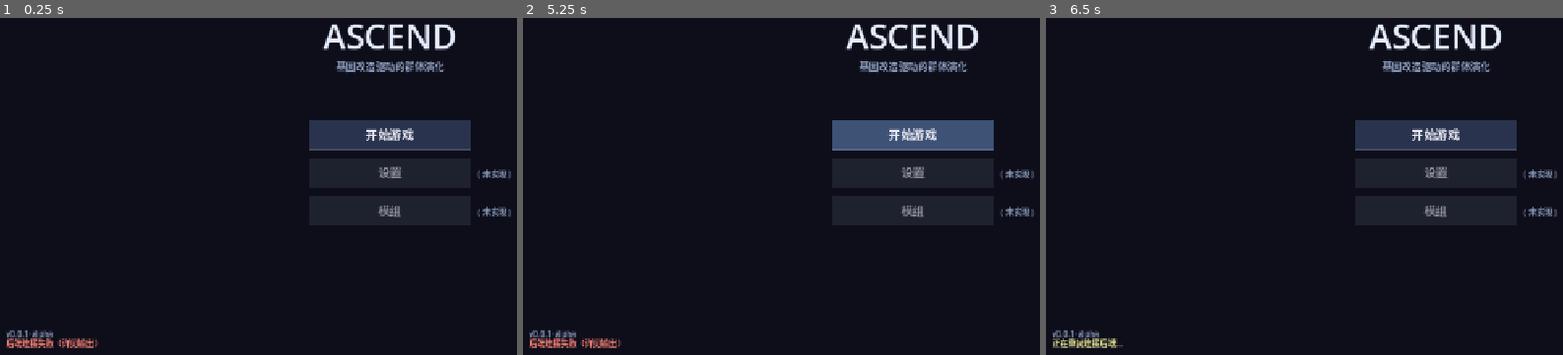
Above: before the commit, frames 1-3 (left to right).
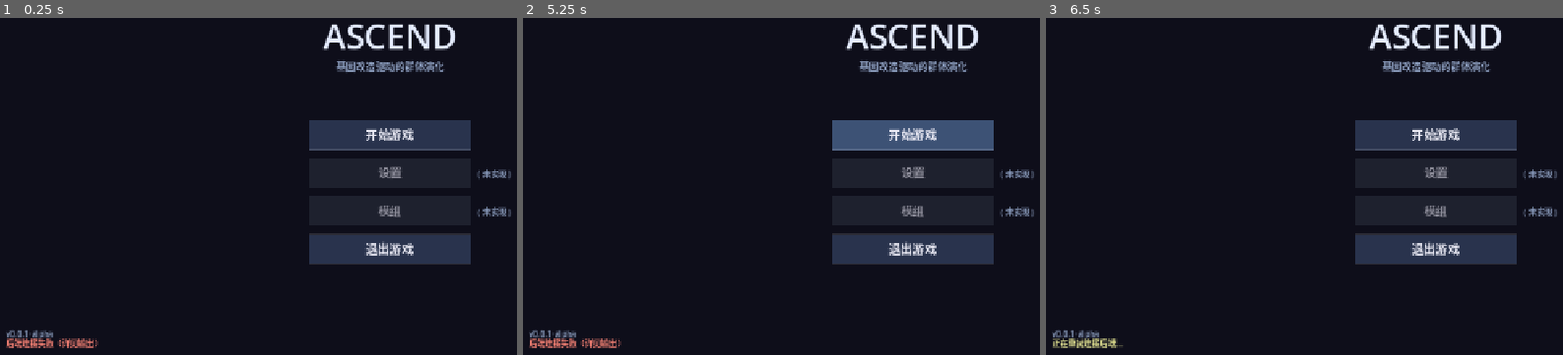
Above: after the commit, the same moments.

Repository: Jedidiah-Zhang/Ascend
Game: Godot game, scene res://scenes/main_menu.tscn
Two runs of this game, one before a commit and one after it. Both use one fixed random seed, a clock stepped at 60 frames per second and the inputs below.
Inputs (mouse positions are in pixels of both pictures, inside the frame that each line leads up to):
- Up to frame 1 (0.25 s): no input
- Up to frame 2 (5.25 s): tap Enter at 0.5, 2, 3.5 s; move the mouse to (outside the picture) at 0.52 s; hold D (move_right) 0.53-1.25 s; tap E (interact) at 0.6 s; click (outside the picture) at 0.67 s; tap Space at 1.25, 2.75, 4.25 s; drag from (755, 159) to (874, 226) at 1.27 s; move the mouse to (993, 41) at 2.02 s; hold D (move_right) 2.03-2.75 s; tap Mouse wheel down (zoom_out) at 2.1 s; click (993, 41) at 2.17 s; drag from (874, 226) to (678, 71) at 2.77 s; move the mouse to (outside the picture) at 3.52 s; hold A (move_left) 3.53-4.25 s; tap Keypad Enter at 3.6 s; click (outside the picture) at 3.67 s; tap Escape (menu) at 4.15 s; drag from (678, 71) to (797, 28) at 4.27 s; move the mouse to (952, 139) at 5.02 s; hold S (move_down) from 5.03 s (still down); tap Delete at 5.1 s; click (952, 139) at 5.17 s
- Up to frame 3 (6.5 s): release S (move_down) at 5.75 s; drag from (1320, 28) to (1278, 159) at 5.77 s

The runs differ from the first frame. In frame 1, 2.9% of the frame differs, in the area x 59-92%, y 63-74%; in frame 2, 2.9%; in frame 3, 2.9%.

Commit message:
feat: 预览气候图层 + 温度语义统一 — 海面温度/直减率仅陆地/海洋雨影修正（Issue #8）

Diff:
--- a/frontend/scripts/ui/main_menu.gd
+++ b/frontend/scripts/ui/main_menu.gd
@@ -1,4 +1,4 @@
-"""主菜单 — 标题 + 开始游戏 / 设置 / 模组。
+"""主菜单 — 标题 + 开始游戏 / 设置 / 模组 / 退出游戏。
 
 Issue #14/#7 的最小主界面：存档选择页的入口。
 设置与模组为占位（未实现，点击提示）。
@@ -51,6 +51,7 @@
 	{"label": "开始游戏", "enabled": true, "note": ""},
 	{"label": "设置", "enabled": false, "note": "未实现"},
 	{"label": "模组", "enabled": false, "note": "未实现"},
+	{"label": "退出游戏", "enabled": true, "note": ""},
 ]
 ## 各按钮矩形（_draw 时更新，_input 时命中）
 var _button_rects: Array = []
@@ -216,6 +217,8 @@
 			_status_text = "正在检查存档..."
 			_status_color = STATUS_WAITING_COLOR
 			Connection.send(SaveApi.list_request())
+		"退出游戏":
+			get_tree().quit()
 
 
 # ── 消息 ──────────────────────────────────────────────────
--- a/frontend/scripts/ui/save_api.gd
+++ b/frontend/scripts/ui/save_api.gd
@@ -67,17 +67,23 @@
 
 static func preview_request(
 	world_seed: int, land_ratio: float,
-	width_km: float = 100.0, height_km: float = 60.0) -> Dictionary:
+	width_km: float = 100.0, height_km: float = 60.0,
+	layers: Array = ["temp", "rain", "climate"]) -> Dictionary:
 	"""地图地形预览请求（创建世界调参，Issue #8）。
 
 	采样分辨率固定 1000m：网格随尺寸缩放，地形变化率一致，
 	尺寸只影响生成范围。缺省 100×60。
+
+	layers 请求气候图层（temp/rain/climate，与后端 PREVIEW_LAYERS
+	一致）：后端一次计算全部携带，前端切换视图零往返。缺省全请求；
+	旧后端忽略该字段（仅返回海拔），前端按响应缺字段自动降级。
 	"""
 	return {
 		"type": "request", "request_type": MAP_PREVIEW,
 		"payload": {
 			"seed": world_seed, "land_ratio": land_ratio,
 			"width_km": width_km, "height_km": height_km,
+			"layers": layers,
 		},
 	}
 
--- a/frontend/scripts/ui/setup_steps/map_step.gd
+++ b/frontend/scripts/ui/setup_steps/map_step.gd
@@ -11,6 +11,14 @@
   响应按到达顺序应用，在途请求自动合并（响应返回后若参数已
   变化则补发最新参数，无需防抖定时器/seq 丢弃）；预览为当前
   尺寸的海拔缩略图按高度着色，叠加实测陆地占比。
+
+气候图层视图：
+  请求固定携带 layers（temp/rain/climate，后端一次算全）；
+  预览面板顶部可切换 地形 / 温度 / 降雨 / 气候 视图——切换
+  仅换着色函数，零往返零重算。响应缺图层字段（旧后端）时
+  自动降级为仅地形视图。温度/降雨为海陆全域场（海域温度 =
+  海面温度，无深海伪影）；气候带仅陆地有意义，气候视图海域
+  保持深蓝。
 
 依赖：无（流程首步）。产出：
 {seed, gen_params: {land_ratio, width_km, height_km}}。
@@ -57,6 +65,41 @@
 ## 预览渲染单元格（px）；网格尺寸来自响应 payload（随地图尺寸档位变化）
 const PREVIEW_CELL: float = 4.0
 
+# ── 气候图层视图 ──────────────────────────────────────────
+
+## 预览视图定义: {key, label, field}——field 为预览 payload 字段名，
+## 缺该字段（旧后端）时视图不可用（自动降级地形）。
+const VIEWS: Array = [
+	{"key": "elevation", "label": "地形", "field": "elevation"},
+	{"key": "temp", "label": "温度", "field": "temperature"},
+	{"key": "rain", "label": "降雨", "field": "rainfall"},
+	{"key": "climate", "label": "气候", "field": "climate"},
+]
+const VIEW_BUTTON_W: float = 64.0
+const VIEW_BUTTON_H: float = 26.0
+const VIEW_BUTTON_GAP: float = 8.0
+
+## 海洋色（仅气候视图海域用：气候带只有陆地有意义；
+## 温度/降雨视图海域显示后端数据，地形视图保留深度渐变）
+const SEA_COLOR: Color = Color(0.08, 0.12, 0.32)
+const SELECTED_COLOR: Color = Color(0.32, 0.55, 0.85)
+
+## 气候档位 0-7 着色（与后端 climate.ClimateTemplate.display_color 一致）
+const CLIMATE_ZONE_COLORS: Array = [
+	Color("1a6b3a"),  # 0 热带雨林
+	Color("c4a43e"),  # 1 热带草原
+	Color("e6c878"),  # 2 沙漠
+	Color("b8a060"),  # 3 草原
+	Color("4a7c3f"),  # 4 温带森林
+	Color("3a6a8a"),  # 5 亚寒带针叶林
+	Color("d8d8e8"),  # 6 极地苔原
+	Color("b0b0c0"),  # 7 高山
+]
+
+## 气候档位中文名（与 CLIMATE_ZONE_COLORS 下标一一对应，同后端 ClimateZone）
+const CLIMATE_NAMES: Array = ["热带雨林", "热带草原", "沙漠", "草原",
+	"温带森林", "亚寒带针叶林", "极地苔原", "高山"]
+
 # ── 状态 ──────────────────────────────────────────────────
 
 ## 当前种子（0 = 未定案；setup 时随机定案，保证预览有据可依）
@@ -86,6 +129,17 @@
 var _hover: String = ""
 ## 滑块拖拽中
 var _slider_dragging: bool = false
+
+## 当前预览视图 key（VIEWS 数组项；缺图层时自动降级 "elevation"）
+var _view_mode: String = "elevation"
+
+## 鼠标悬停的地图格子（(-1,-1) = 不在地图上），信息行取值用
+var _hover_cell: Vector2i = Vector2i(-1, -1)
+## 最近一次绘制的地图几何（_map_cell_at 输入命中用）
+var _map_origin: Vector2 = Vector2.ZERO
+var _map_cell: float = 0.0
+var _map_w: int = 0
+var _map_h: int = 0
 
 ## 步骤内容区矩形（draw_page 时记录，输入命中用）
 var _page_rect: Rect2 = Rect2()
@@ -253,6 +307,19 @@
 	canvas.draw_rect(rect, Color(1, 1, 1, 0.12), false, 1.0)
 	draw_label(canvas, font, rect.position + Vector2(14, 24), "地形预览", LABEL_FONT_SIZE)
 
+	# 视图切换按钮（地形 / 温度 / 降雨 / 气候）——与标题同行，右对齐
+	var view_y: float = rect.position.y + 8.0
+	_view_rects.clear()
+	var view_x: float = rect.position.x + rect.size.x - 14.0 \
+			- VIEWS.size() * VIEW_BUTTON_W \
+			- (VIEWS.size() - 1) * VIEW_BUTTON_GAP
+	for i in VIEWS.size():
+		var v_rect := Rect2(
+			Vector2(view_x + i * (VIEW_BUTTON_W + VIEW_BUTTON_GAP), view_y),
+			Vector2(VIEW_BUTTON_W, VIEW_BUTTON_H))
+		_view_rects.append(v_rect)
+		_draw_view_button(canvas, v_rect, font, i)
+
 	if _preview.is_empty():
 		var waiting: String = "生成中..." if _preview_pending else "等待参数..."
 		draw_label(canvas, font,
@@ -267,26 +334,142 @@
 			"预览数据异常", SMALL_FONT_SIZE, Color(0.95, 0.50, 0.45))
 		return
 
-	# 地图（按比例缩放居中）
+	# 当前视图数据（缺图层 → 降级地形）
+	var view: Dictionary = _current_view()
+	var field: Array = _preview.get(view["field"], [])
+
+	# 地图（按比例缩放居中，位于标题行下方）
+	var map_top: float = view_y + VIEW_BUTTON_H + 10.0
 	var cell: float = minf(
 		PREVIEW_CELL,
-		minf((rect.size.x - 28.0) / w, (rect.size.y - 70.0) / h),
+		minf((rect.size.x - 28.0) / w, (rect.size.y - (map_top - rect.position.y) - 30.0) / h),
 	)
 	var map_size := Vector2(w * cell, h * cell)
 	var map_origin: Vector2 = rect.position + Vector2(
-		(rect.size.x - map_size.x) * 0.5, 56.0)
+		(rect.size.x - map_size.x) * 0.5, map_top - rect.position.y)
+	_map_origin = map_origin
+	_map_cell = cell
+	_map_w = w
+	_map_h = h
 	for y in h:
 		for x in w:
-			var e: float = float(elev[y * w + x])
+			var i: int = y * w + x
+			var e: float = float(elev[i])
 			canvas.draw_rect(Rect2(
 				map_origin + Vector2(x * cell, y * cell), Vector2(cell, cell)),
-				_elevation_color(e))
-
-	# 信息行
-	var land_pct: float = float(_preview.get("land_percent", 0.0))
-	var info: String = "陆地占比 %.0f%%    种子 %d" % [land_pct * 100.0, int(_preview.get("seed", 0))]
+				_cell_color(view, e, field[i]))
+
+	# 信息行：当前视图数值范围 + 鼠标位置值（气候视图为鼠标处分类）
+	var info: String = _info_line(view, field)
 	draw_label(canvas, font, rect.position + Vector2(14, rect.size.y - 22),
 		info, SMALL_FONT_SIZE, DIM_COLOR)
+
+
+func _current_view() -> Dictionary:
+	"""当前视图定义；所请求的图层在响应中缺失（旧后端）时降级地形。"""
+	var view: Dictionary = {}
+	for v in VIEWS:
+		if v["key"] == _view_mode:
+			view = v
+			break
+	if view.is_empty() or not _preview.has(view["field"]):
+		return VIEWS[0]
+	return view
+
+
+func _info_line(view: Dictionary, field: Array) -> String:
+	"""信息行：当前视图数值范围（气候视图为悬停提示）+ 鼠标位置值。"""
+	var parts: PackedStringArray = []
+	match view["key"]:
+		"elevation", "temp", "rain":
+			var r: Array = _field_range(field)
+			parts.append(_range_text(view, r))
+		"climate":
+			parts.append("移入地图查看气候")
+	var hover: String = _hover_value_text(view, field)
+	if hover != "":
+		if view["key"] == "climate":
+			parts[0] = hover
+		else:
+			parts.append(hover)
+	return "    ".join(parts)
+
+
+## 视图数值范围文本（r = [lo, hi] 已取整）。
+func _range_text(view: Dictionary, r: Array) -> String:
+	match view["key"]:
+		"elevation":
+			return "海拔 %d~%dm" % [r[0], r[1]]
+		"temp":
+			return "温度 %d~%d°C" % [r[0], r[1]]
+		"rain":
+			return "降雨 %d~%dmm" % [r[0], r[1]]
+	return ""
+
+
+## 字段数值范围 [lo, hi]（取整）；空字段返回 [0, 0]。
+func _field_range(field: Array) -> Array:
+	if field.is_empty():
+		return [0, 0]
+	var lo: float = float(field[0])
+	var hi: float = lo
+	for v in field:
+		var fv: float = float(v)
+		if fv < lo:
+			lo = fv
+		elif fv > hi:
+			hi = fv
+	return [int(round(lo)), int(round(hi))]
+
+
+## 鼠标悬停格的值文本；不在地图上返回 ""。
+## 气候视图：海域显示海洋，陆地显示档位名；其余视图显示数值。
+func _hover_value_text(view: Dictionary, field: Array) -> String:
+	if _hover_cell.x < 0 or _hover_cell.y < 0:
+		return ""
+	var idx: int = _hover_cell.y * _map_w + _hover_cell.x
+	if idx < 0 or idx >= field.size():
+		return ""
+	var v: float = float(field[idx])
+	if view["key"] == "climate":
+		var elev: Array = _preview.get("elevation", [])
+		if idx < elev.size() and float(elev[idx]) <= 0.0:
+			return "当前位置 海洋"
+		return "当前位置 %s" % CLIMATE_NAMES[int(v) % CLIMATE_NAMES.size()]
+	match view["key"]:
+		"elevation":
+			return "当前位置 %dm" % int(round(v))
+		"temp":
+			return "当前位置 %d°C" % int(round(v))
+		"rain":
+			return "当前位置 %dmm" % int(round(v))
+	return ""
+
+
+func _cell_color(view: Dictionary, e: float, value: Variant) -> Color:
+	"""单格着色：海域在地形视图保留深度渐变、气候视图统一深蓝
+	（气候带仅陆地有意义），温度/降雨视图显示海域数据
+	（后端 temperature 海域 = 海面温度，rainfall 为全域场）。"""
+	if e <= 0.0:
+		if view["key"] == "elevation":
+			return _elevation_color(e)
+		if view["key"] == "climate":
+			return SEA_COLOR
+	return _layer_color(view, e, value)
+
+
+func _layer_color(view: Dictionary, _elevation: float, value: Variant) -> Color:
+	"""图层着色：地形按海拔；温度冷蓝→暖红；降雨干黄→湿蓝；气候 8 档固定色。"""
+	match view["key"]:
+		"elevation":
+			return _elevation_color(_elevation)
+		"temp":
+			return _temp_color(float(value))
+		"rain":
+			return _rain_color(float(value))
+		"climate":
+			return CLIMATE_ZONE_COLORS[int(value) % CLIMATE_ZONE_COLORS.size()]
+	return SEA_COLOR
 
 
 func _elevation_color(e: float) -> Color:
@@ -304,12 +487,74 @@
 	return Color(0.92, 0.92, 0.94)
 
 
+## 温度着色（年均温 °C）：冷蓝 → 绿 → 黄 → 红（分段线性渐变）。
+func _temp_color(t: float) -> Color:
+	var stops: Array = [
+		[-15.0, Color(0.45, 0.55, 0.90)],
+		[-5.0, Color(0.55, 0.72, 0.95)],
+		[5.0, Color(0.40, 0.75, 0.65)],
+		[15.0, Color(0.75, 0.80, 0.40)],
+		[25.0, Color(0.90, 0.60, 0.30)],
+		[35.0, Color(0.85, 0.30, 0.25)],
+	]
+	return _gradient_color(stops, t)
+
+
+## 降雨着色（年降雨 mm）：干黄沙 → 浅绿 → 绿 → 深蓝（湿）。
+func _rain_color(r: float) -> Color:
+	var stops: Array = [
+		[0.0, Color(0.80, 0.72, 0.45)],
+		[200.0, Color(0.75, 0.78, 0.45)],
+		[500.0, Color(0.55, 0.75, 0.45)],
+		[1000.0, Color(0.35, 0.68, 0.55)],
+		[1600.0, Color(0.25, 0.55, 0.72)],
+		[2400.0, Color(0.20, 0.35, 0.65)],
+	]
+	return _gradient_color(stops, r)
+
+
+## 分段线性渐变：stops = [[值, Color], ...]，值域外钳制到两端。
+func _gradient_color(stops: Array, value: float) -> Color:
+	if value <= float(stops[0][0]):
+		return stops[0][1]
+	if value >= float(stops[stops.size() - 1][0]):
+		return stops[stops.size() - 1][1]
+	for i in stops.size() - 1:
+		var lo_v: float = float(stops[i][0])
+		var hi_v: float = float(stops[i + 1][0])
+		if value >= lo_v and value <= hi_v:
+			var t: float = (value - lo_v) / maxf(0.0001, hi_v - lo_v)
+			return stops[i][1].lerp(stops[i + 1][1], t)
+	return stops[0][1]
+
+
 # ── 自绘控件 ──────────────────────────────────────────────
 
 var _seed_rect: Rect2 = Rect2()
 var _random_rect: Rect2 = Rect2()
 var _slider_rect: Rect2 = Rect2()
 var _size_rects: Array = []
+var _view_rects: Array = []
+
+
+func _draw_view_button(canvas: Control, rect: Rect2, font: Font, index: int) -> void:
+	var view: Dictionary = VIEWS[index]
+	var selected: bool = view["key"] == _current_view()["key"]
+	var hovered: bool = _hover == "view%d" % index
+	var fill: Color
+	if selected:
+		fill = SELECTED_COLOR
+	elif hovered:
+		fill = BUTTON_HOVER_COLOR
+	else:
+		fill = BUTTON_COLOR
+	canvas.draw_rect(rect, fill)
+	canvas.draw_rect(rect, Color(1, 1, 1, 0.12), false, 1.0)
+	var w: float = font.get_string_size(view["label"], HORIZONTAL_ALIGNMENT_LEFT,
+		-1, SMALL_FONT_SIZE).x
+	draw_label(canvas, font,
+		rect.position + Vector2((rect.size.x - w) * 0.5, rect.size.y * 0.5 + 5),
+		view["label"], SMALL_FONT_SIZE, TEXT_COLOR)
 
 
 func _draw_value_box(canvas: Control, rect: Rect2, font: Font, text: String, hovered: bool) -> void:
@@ -376,8 +621,10 @@
 		if _slider_dragging:
 			_set_ratio_from_x(event.position.x)
 			return true
-		if new_hover != _hover:
+		var new_cell: Vector2i = _map_cell_at(event.position)
+		if new_hover != _hover or new_cell != _hover_cell:
 			_hover = new_hover
+			_hover_cell = new_cell
 			return true
 		return false
 	if event is InputEventMouseButton and event.pressed \
@@ -397,6 +644,9 @@
 				if hit.begins_with("size"):
 					_set_size(int(hit.trim_prefix("size")))
 					return true
+				if hit.begins_with("view"):
+					_set_view_mode(int(hit.trim_prefix("view")))
+					return true
 	return false
 
 
@@ -427,7 +677,21 @@
 	for i in _size_rects.size():
 		if _size_rects[i].has_point(pos):
 			return "size%d" % i
+	for i in _view_rects.size():
+		if _view_rects[i].has_point(pos):
+			return "view%d" % i
 	return ""
+
+
+## 鼠标位置 → 地图格子；不在地图内返回 (-1, -1)。
+func _map_cell_at(pos: Vector2) -> Vector2i:
+	if _map_cell <= 0.0:
+		return Vector2i(-1, -1)
+	var rel: Vector2 = pos - _map_origin
+	if rel.x < 0.0 or rel.y < 0.0 \
+			or rel.x >= _map_w * _map_cell or rel.y >= _map_h * _map_cell:
+		return Vector2i(-1, -1)
+	return Vector2i(int(rel.x / _map_cell), int(rel.y / _map_cell))
 
 
 ## 切换地图尺寸档位（尺寸改变生成范围 → 重新请求预览）。
@@ -436,6 +700,19 @@
 		return
 	_size_index = index
 	_request_preview()
+
+
+## 切换预览视图（地形/温度/降雨/气候）：仅换着色，不重请求。
+## 响应缺该图层字段（旧后端）时忽略并保留当前视图。
+func _set_view_mode(index: int) -> void:
+	if index < 0 or index >= VIEWS.size():
+		return
+	var view: Dictionary = VIEWS[index]
+	if view["key"] == _view_mode:
+		return
+	if not _preview.has(view["field"]):
+		return
+	_view_mode = view["key"]
 
 
 func _set_ratio_from_x(x: float) -> void:
--- a/frontend/tests/unit/test_map_step.gd
+++ b/frontend/tests/unit/test_map_step.gd
@@ -139,6 +139,7 @@
 	assert_eq(sent[0]["payload"], {
 		"seed": 42, "land_ratio": 0.55,
 		"width_km": 100.0, "height_km": 60.0,
+		"layers": ["temp", "rain", "climate"],
 	})
 
 
@@ -223,3 +224,176 @@
 	assert_true(step._preview_pending, "请求发出后处于等待态")
 	step.on_preview_failed()
 	assert_false(step._preview_pending)
+
+
+# ── 气候图层视图 ──────────────────────────────────────────
+
+func _full_preview_payload() -> Dictionary:
+	"""含全部气候图层的 2×2 预览（地形 + 温度 + 降雨 + 气候带）。"""
+	return {
+		"seed": 42, "land_ratio": 0.55,
+		"width": 2, "height": 2,
+		"elevation": [-100, -50, 100, 200],
+		"temperature": [5, 8, 22, 28],
+		"rainfall": [100, 400, 900, 1800],
+		"climate": [6, 6, 0, 1],
+		"land_percent": 0.5,
+	}
+
+
+func test_view_defaults_to_elevation() -> void:
+	var step: MapSetupStep = _make_step()
+	step.setup({"seed": 42, "gen_params": {}})
+	assert_eq(step._view_mode, "elevation", "进入步骤默认地形视图")
+	assert_eq(step._current_view()["key"], "elevation")
+
+
+func test_view_switch_requires_layer_data() -> void:
+	"""响应缺图层字段（旧后端）时切换被忽略，视图降级地形。"""
+	var step: MapSetupStep = _make_step()
+	step.setup({"seed": 42, "gen_params": {}})
+	step.on_preview_response({
+		"seed": 42, "width": 2, "height": 2,
+		"elevation": [-100, -50, 100, 200],
+	})
+	step._set_view_mode(1)  # 温度（缺字段）
+	assert_eq(step._view_mode, "elevation", "缺图层不切换")
+	assert_eq(step._current_view()["key"], "elevation", "绘制降级地形")
+
+
+func test_view_switch_with_layers() -> void:
+	var step: MapSetupStep = _make_step()
+	step.setup({"seed": 42, "gen_params": {}})
+	step.on_preview_response(_full_preview_payload())
+	step._set_view_mode(2)  # 降雨
+	assert_eq(step._view_mode, "rain")
+	assert_eq(step._current_view()["key"], "rain")
+	step._set_view_mode(3)  # 气候
+	assert_eq(step._view_mode, "climate")
+	assert_eq(step._current_view()["key"], "climate")
+	step._set_view_mode(0)  # 回到地形
+	assert_eq(step._view_mode, "elevation")
+
+
+func test_view_switch_does_not_resend_request() -> void:
+	"""切视图只换着色，不重新请求预览（零往返）。"""
+	var pair: Array = _make_sender()
+	var step: MapSetupStep = pair[0]
+	var sent: Array = pair[1]
+	step.setup({"seed": 42, "gen_params": {}})
+	step.on_preview_response(_full_preview_payload())
+	var before: int = sent.size()
+	step._set_view_mode(1)
+	step._set_view_mode(2)
+	step._set_view_mode(3)
+	assert_eq(sent.size(), before, "视图切换不产生新请求")
+
+
+func test_view_same_index_ignored() -> void:
+	var step: MapSetupStep = _make_step()
+	step.setup({"seed": 42, "gen_params": {}})
+	step.on_preview_response(_full_preview_payload())
+	step._set_view_mode(1)
+	step._set_view_mode(1)
+	assert_eq(step._view_mode, "temp")
+
+
+func test_info_line_ranges() -> void:
+	"""信息行：地形/温度/降雨显示数值范围，气候视图显示悬停提示。"""
+	var step: MapSetupStep = _make_step()
+	assert_eq(step._info_line(step.VIEWS[0], [-100, -50, 100, 200]), "海拔 -100~200m")
+	assert_eq(step._info_line(step.VIEWS[1], [5, 8, 22, 28]), "温度 5~28°C")
+	assert_eq(step._info_line(step.VIEWS[2], [100, 400, 900, 1800]), "降雨 100~1800mm")
+	assert_eq(step._info_line(step.VIEWS[3], [6, 6, 0, 1]), "移入地图查看气候")
+
+
+func test_info_line_hover_cell() -> void:
+	"""鼠标悬停格子：显示位置值；气候视图显示分类，海域显示海洋。"""
+	var step: MapSetupStep = _make_step()
+	step.on_preview_response(_full_preview_payload())
+	step._map_w = 2
+	step._map_h = 2
+	step._set_view_mode(1)  # 温度
+	step._hover_cell = Vector2i(1, 1)  # idx=3, 28°C
+	assert_eq(step._info_line(step.VIEWS[1], step._preview["temperature"]),
+		"温度 5~28°C    当前位置 28°C")
+	step._set_view_mode(3)  # 气候
+	step._hover_cell = Vector2i(0, 0)  # idx=0, 海拔 -100 海域
+	assert_eq(step._info_line(step.VIEWS[3], step._preview["climate"]), "当前位置 海洋")
+	step._hover_cell = Vector2i(1, 1)  # idx=3, 气候 1 = 热带草原
+	assert_eq(step._info_line(step.VIEWS[3], step._preview["climate"]), "当前位置 热带草原")
+	step._hover_cell = Vector2i(-1, -1)  # 移出地图 → 恢复悬停提示
+	assert_eq(step._info_line(step.VIEWS[3], step._preview["climate"]), "移入地图查看气候")
+
+
+func test_hover_value_text_out_of_bounds() -> void:
+	"""鼠标格越界（数据异常/地图未生成）时返回空串。"""
+	var step: MapSetupStep = _make_step()
+	step._map_w = 2
+	step._map_h = 2
+	step._hover_cell = Vector2i(5, 5)
+	assert_eq(step._hover_value_text(step.VIEWS[0], [1, 2, 3, 4]), "")
+	step._hover_cell = Vector2i(-1, -1)
+	assert_eq(step._hover_value_text(step.VIEWS[0], [1, 2, 3, 4]), "")
+
+
+func test_map_cell_at() -> void:
+	"""鼠标坐标 → 地图格子；地图外或未绘制返回 (-1, -1)。"""
+	var step: MapSetupStep = _make_step()
+	step._map_origin = Vector2(100, 100)
+	step._map_cell = 4.0
+	step._map_w = 10
+	step._map_h = 10
+	assert_eq(step._map_cell_at(Vector2(100, 100)), Vector2i(0, 0))
+	assert_eq(step._map_cell_at(Vector2(135, 115)), Vector2i(8, 3))
+	assert_eq(step._map_cell_at(Vector2(99, 100)), Vector2i(-1, -1))
+	assert_eq(step._map_cell_at(Vector2(140, 100)), Vector2i(-1, -1))
+	step._map_cell = 0.0  # 地图未绘制
+	assert_eq(step._map_cell_at(Vector2(100, 100)), Vector2i(-1, -1))
+
+
+func test_field_range() -> void:
+	"""数值范围取整；空字段返回 [0, 0]。"""
+	var step: MapSetupStep = _make_step()
+	assert_eq(step._field_range([5, 8, 22, 28]), [5, 28])
+	assert_eq(step._field_range([100, 400, 900, 1800]), [100, 1800])
+	assert_eq(step._field_range([]), [0, 0])
+
+
+func test_layer_colors_plausible() -> void:
+	"""各视图着色函数：地形按海拔分色、气候图层数值对应渐变色、气候档固定色。"""
+	var step: MapSetupStep = _make_step()
+	assert_ne(step._layer_color(step.VIEWS[0], 100.0, 0.0),
+		step._layer_color(step.VIEWS[0], 5000.0, 0.0), "地形按海拔分色")
+	assert_ne(step._layer_color(step.VIEWS[1], 100.0, -10.0),
+		step._layer_color(step.VIEWS[1], 100.0, 30.0), "温度高低色不同")
+	assert_ne(step._layer_color(step.VIEWS[2], 100.0, 50.0),
+		step._layer_color(step.VIEWS[2], 100.0, 2200.0), "降雨干湿色不同")
+	assert_eq(step._layer_color(step.VIEWS[3], 100.0, 0.0),
+		step.CLIMATE_ZONE_COLORS[0], "气候档位固定色")
+	assert_eq(step._layer_color(step.VIEWS[3], 100.0, 7.0),
+		step.CLIMATE_ZONE_COLORS[7])
+
+
+func test_cell_color_sea_branches() -> void:
+	"""海域着色：地形保留深度渐变、气候统一深蓝、温度/降雨显示海域数据。"""
+	var step: MapSetupStep = _make_step()
+	# 地形视图：海域 = 深度渐变（随深度变化，非恒定）
+	assert_ne(step._cell_color(step.VIEWS[0], -50.0, 0.0),
+		step._cell_color(step.VIEWS[0], -2000.0, 0.0), "地形海域按深度渐变")
+	# 气候视图：海域恒定深蓝（气候带仅陆地有意义）
+	assert_eq(step._cell_color(step.VIEWS[3], -100.0, 6), step.SEA_COLOR)
+	# 温度/降雨视图：海域用数值着色（海面温度/全域降雨场）
+	assert_eq(step._cell_color(step.VIEWS[1], -100.0, -10.0),
+		step._layer_color(step.VIEWS[1], 100.0, -10.0), "海域温度用数值着色")
+	assert_eq(step._cell_color(step.VIEWS[2], -100.0, 2200.0),
+		step._layer_color(step.VIEWS[2], 100.0, 2200.0), "海域降雨用数值着色")
+
+
+func test_cell_color_land_uses_layer() -> void:
+	"""陆地：任何视图都按图层数值着色。"""
+	var step: MapSetupStep = _make_step()
+	assert_eq(step._cell_color(step.VIEWS[1], 200.0, 25.0),
+		step._layer_color(step.VIEWS[1], 200.0, 25.0))
+	assert_eq(step._cell_color(step.VIEWS[3], 200.0, 4),
+		step.CLIMATE_ZONE_COLORS[4])
--- a/frontend/tests/unit/test_save_api.gd
+++ b/frontend/tests/unit/test_save_api.gd
@@ -40,13 +40,14 @@
 
 
 func test_preview_request_shape() -> void:
-	"""地形预览请求（创建世界调参），默认 100×60 km。"""
+	"""地形预览请求（创建世界调参），默认 100×60 km，携带全部气候图层。"""
 	var req: Dictionary = SaveApi.preview_request(42, 0.55)
 	assert_eq(req["type"], "request")
 	assert_eq(req["request_type"], SaveApi.MAP_PREVIEW)
 	assert_eq(req["payload"], {
 		"seed": 42, "land_ratio": 0.55,
 		"width_km": 100.0, "height_km": 60.0,
+		"layers": ["temp", "rain", "climate"],
 	})
 
 
@@ -55,6 +56,12 @@
 	var req: Dictionary = SaveApi.preview_request(42, 0.55, 150.0, 90.0)
 	assert_eq(req["payload"]["width_km"], 150.0)
 	assert_eq(req["payload"]["height_km"], 90.0)
+
+
+func test_preview_request_layers_override() -> void:
+	"""可显式指定图层子集（旧后端兼容 / 按需裁剪）。"""
+	var req: Dictionary = SaveApi.preview_request(42, 0.55, 100.0, 60.0, ["temp"])
+	assert_eq(req["payload"]["layers"], ["temp"])
 
 
 func test_snapshot_request() -> void:
Not shown, changed: backend/ascend/space/_hydrology.c
Not shown, changed: docs/世界框架/地图生成/技术.md
Not shown, changed: docs/表现层/界面交互/技术.md
